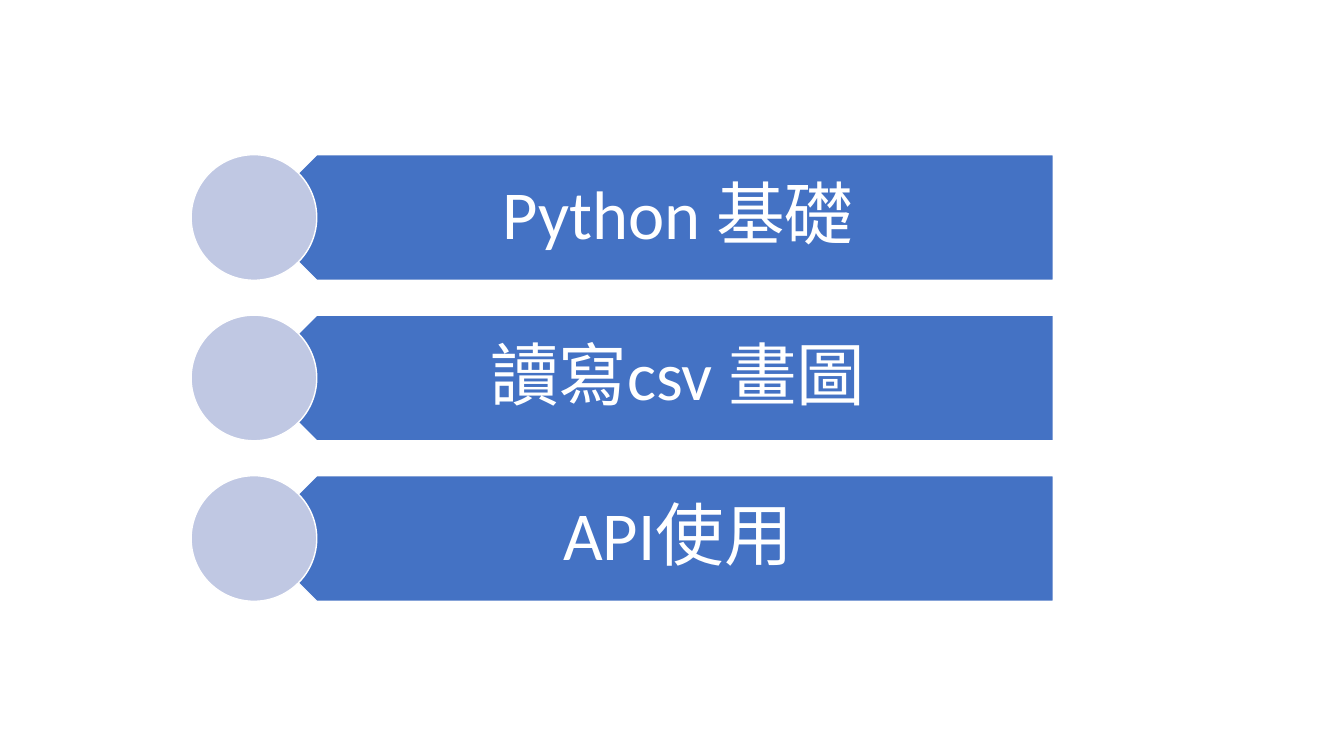
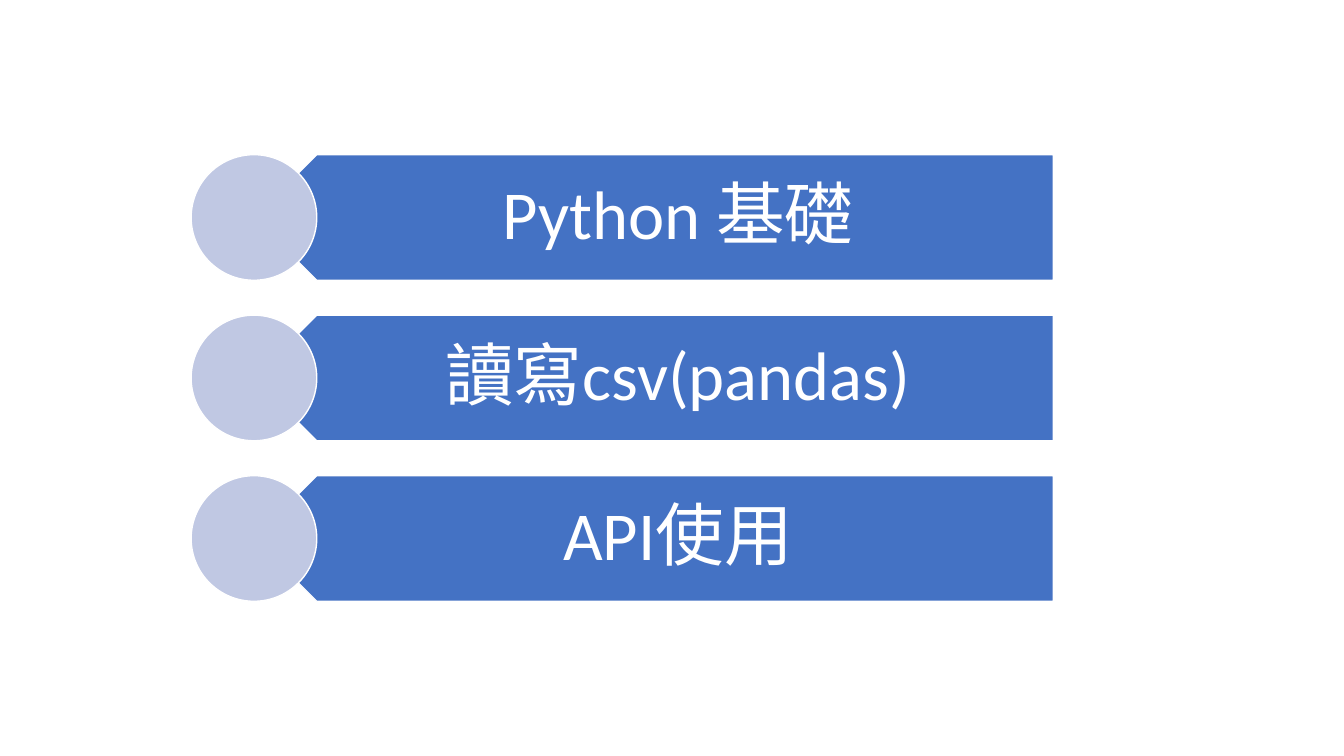
Before and after one commit to mike52ten11/python-data-analysis, a slide deck: slide 1 of python講義.pptx. Drawn at 1344x756 pixels with LibreOffice and Linux fonts; fonts in the diff are those of the drawing. Boxes give left, top, right and bottom in pixels: in the first picture for what was removed or moved away, otherwise in the second. Text is boxed around its words. In the diff, an @@ line names an element or a change of style, - is before the commit and + after.

```diff
--- a/python講義.pptx
+++ b/python講義.pptx
@@ text at [445,342,910,411]: text changed @@
-讀寫csv 畫圖
+讀寫csv(pandas)
```
Also in this commit, not shown: 1 other slide changed, 24 slides added, 1 slide removed, 16 other files.
